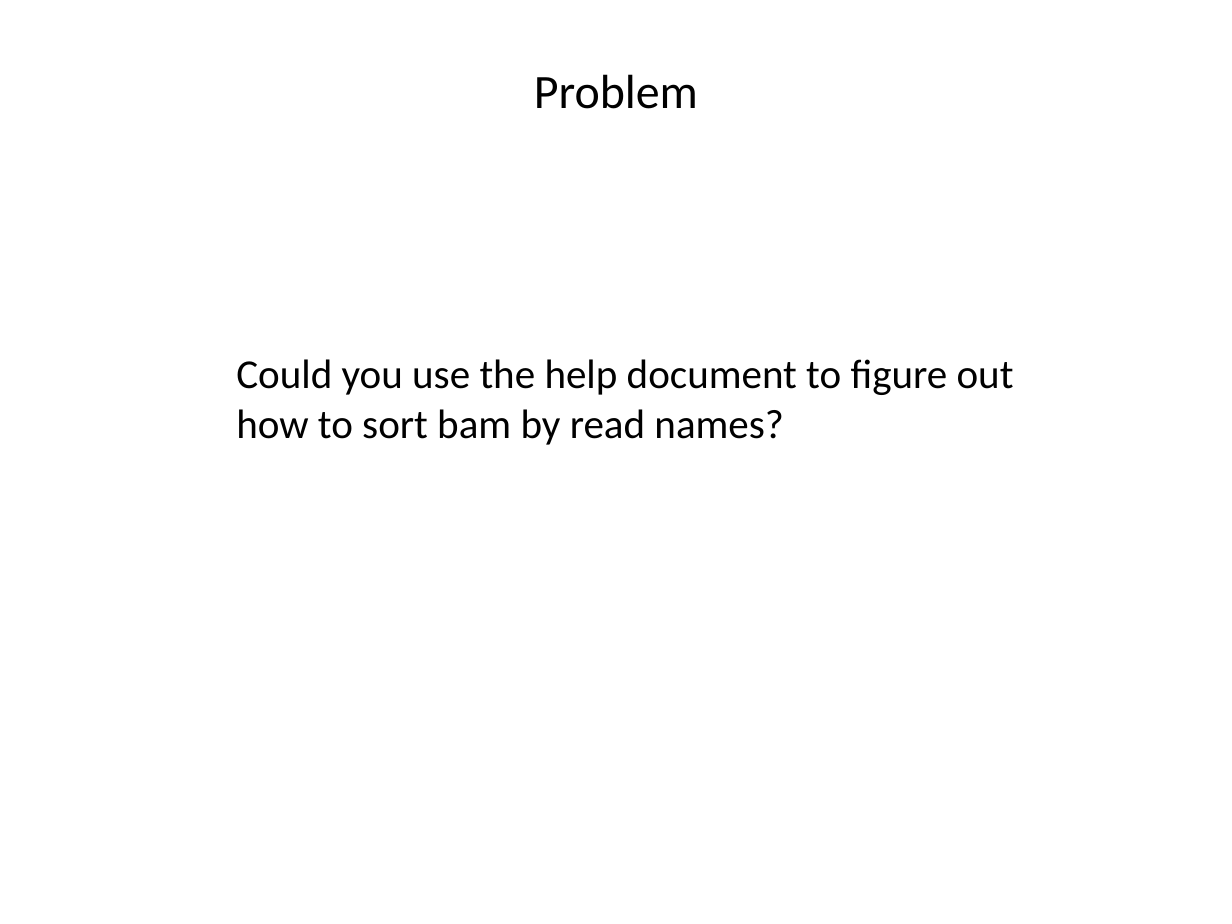
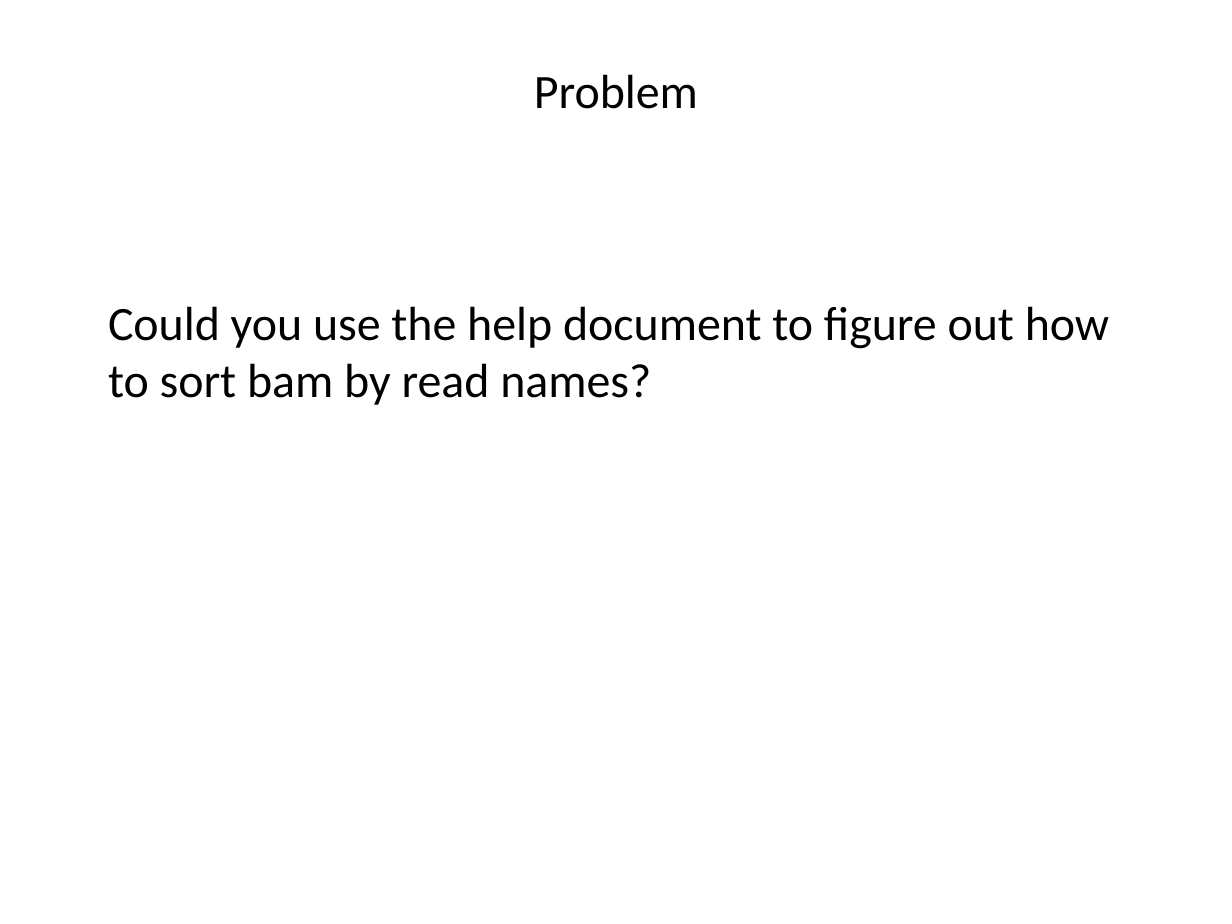
Before and after one commit to liu3zhenlab/teaching, a slide deck: slide 27 of PLPTH813Bioinformatis/2021/labs/lab05_alignment.pptx (slide 26 before the commit). Drawn at 1232x924 pixels with LibreOffice and Linux fonts; fonts in the diff are those of the drawing. Boxes give left, top, right and bottom in pixels: in the first picture for what was removed or moved away, otherwise in the second. Text is boxed around its words. In the diff, an @@ line names an element or a change of style, - is before the commit and + after.

```diff
--- a/PLPTH813Bioinformatis/2021/labs/lab05_alignment.pptx
+++ b/PLPTH813Bioinformatis/2021/labs/lab05_alignment.pptx
@@ text "Could you use the help ...": place and size @@
-text "Could you use the help ..." at (236, 359, 1014, 445)
+text "Could you use the help ..." at (108, 306, 1109, 405)
@@ text "Could you use the help ..." at (108, 306, 1109, 405): size 24 to 28 pt @@
```
Also in this commit, not shown: 18 other slides changed, 1 slide added.
